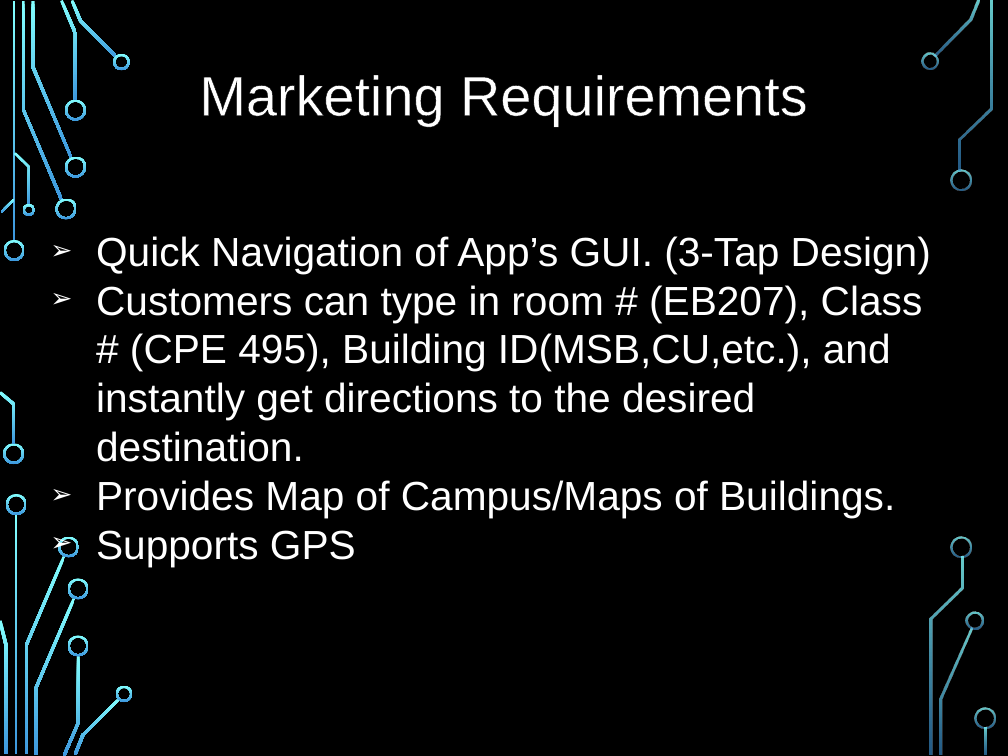
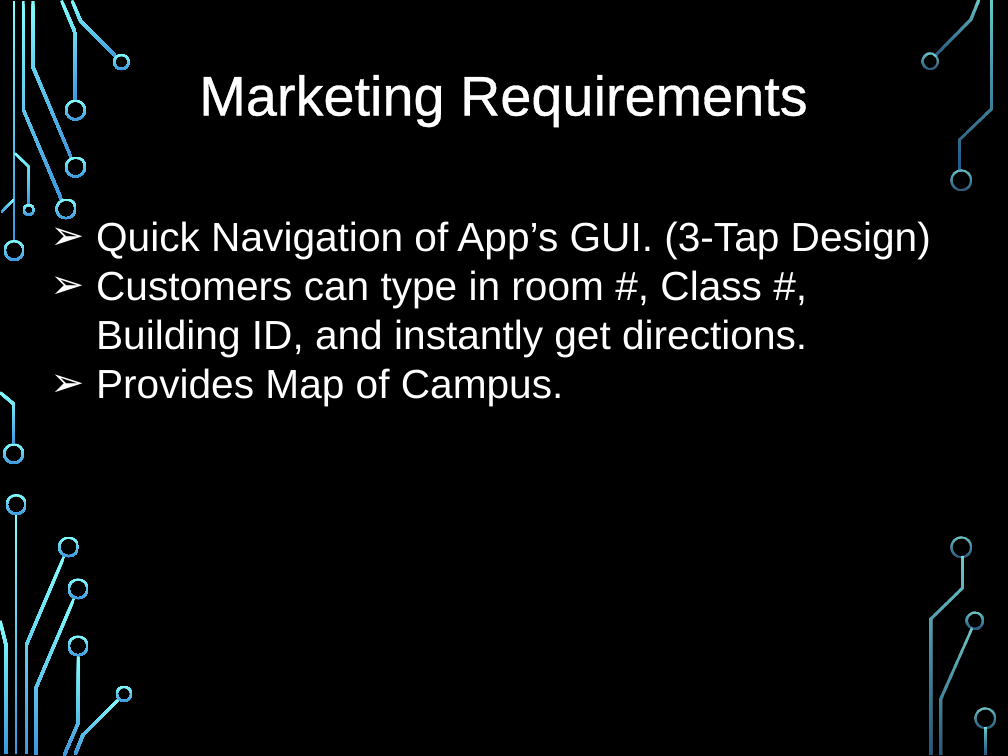
Before and after one commit to jaap15/UAH_APP, a slide deck: slide 6 of CPE495 Slides.pptx (slide 7 before the commit). Drawn at 1008x756 pixels with LibreOffice and Linux fonts; fonts in the diff are those of the drawing; background and template pictures are left out. Boxes give left, top, right and bottom in pixels: in the first picture for what was removed or moved away, otherwise in the second. Text is boxed around its words. In the diff, an @@ line names an element or a change of style, - is before the commit and + after.

```diff
--- a/CPE495 Slides.pptx
+++ b/CPE495 Slides.pptx
@@ text "Marketing Requirements" at [199, 75, 808, 125]: letter outline #000000 0.75 pt to #FFFFFF 0.75 pt @@
@@ text "Quick Navigation of App’s GUI. ...": place and size @@
-text "Quick Navigation of App’s GUI. ..." at [96, 236, 931, 566]
+text "Quick Navigation of App’s GUI. ..." at [96, 221, 931, 405]
@@ text at [96, 270, 807, 405]: text changed @@
-➢ Customers can type in room # (EB207), Class # (CPE 495), Building ID(MSB,CU,etc.), and instantly get directions to the desired destination.
-➢ Provides Map of Campus/Maps of Buildings.
-➢ Supports GPS
+➢ Customers can type in room #, Class #, Building ID, and instantly get directions.
+➢ Provides Map of Campus.
```
Also in this commit, not shown: 17 other slides changed, 3 slides added, 4 slides removed.
